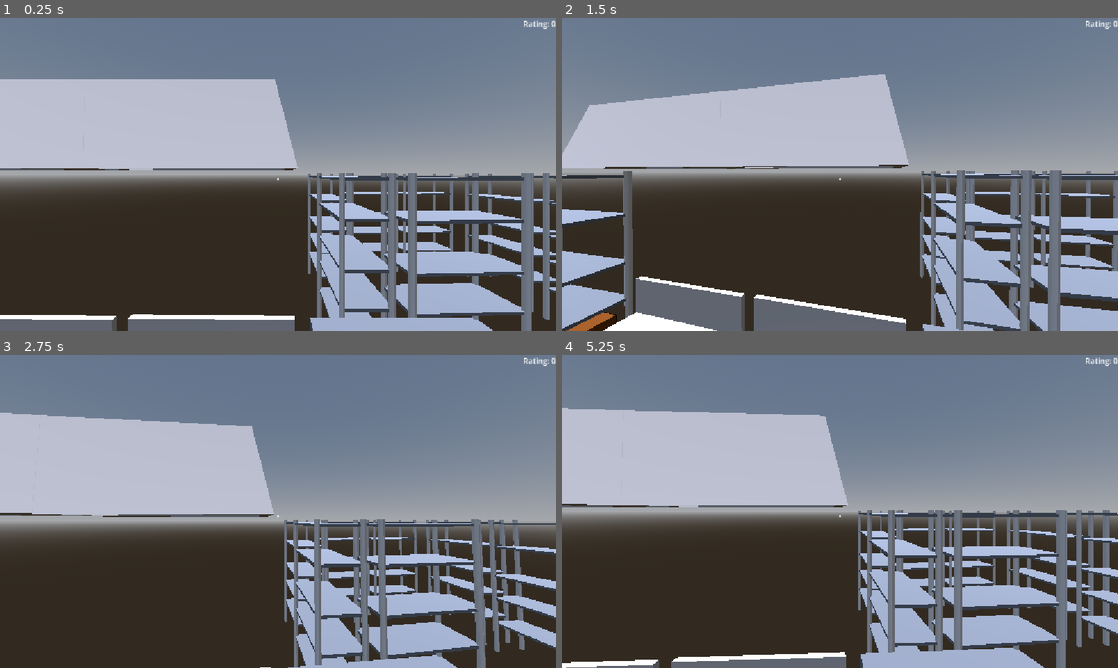
Above: before the commit, frames 1-4 (two rows, left to right).
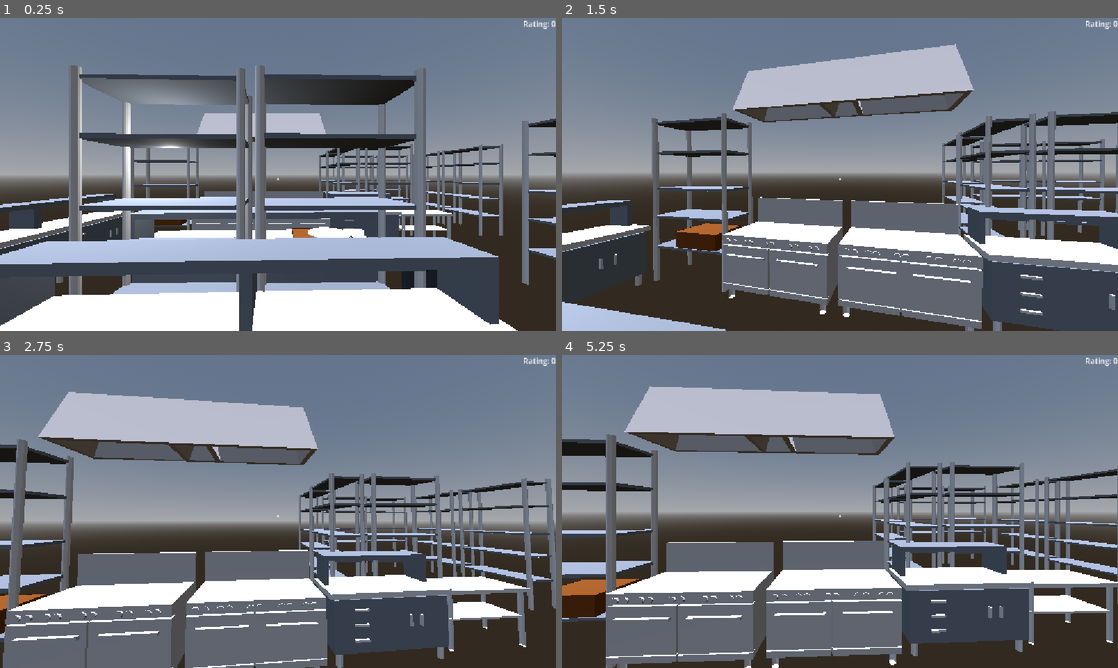
Above: after the commit, the same moments.

Repository: AlexLietha/Slacker
Game: Godot game, scene res://Scenes/FunctionalKitchen.tscn
The game is run twice, just before and just after one commit, with the same random seed, the same clock (stepped at 60 frames per second) and the same inputs. The project has no main scene, so this scene is started directly.
Inputs (mouse positions are in pixels of both pictures, inside the frame that each line leads up to):
- Up to frame 1 (0.25 s): no input
- Up to frame 2 (1.5 s): tap Enter (ui_accept) at 0.5, 0.77 s; move the mouse to (867, 174) at 0.52 s; hold W (moveForward) from 0.53 s (still down); tap E (interact) at 0.6 s; move the mouse to (812, 174) at 1.27 s; right-click (812, 174) at 1.35 s
- Up to frame 3 (2.75 s): keep holding W (moveForward); tap Enter (ui_accept) at 1.52, 2 s; tap E (interact) at 1.55, 2.1 s; move the mouse to (289, 505) at 2.02 s
- Up to frame 4 (5.25 s): keep holding W (moveForward); tap Enter (ui_accept) at 2.75, 3.02, 3.5, 3.77, 4.52 s; move the mouse to (834, 517) at 2.77 s; tap ` (reassignRoles) at 2.85 s; tap E (interact) at 3.05, 3.6, 4.55, 5.1 s; move the mouse to (878, 514) at 3.52 s; move the mouse to (795, 508) at 4.27 s; right-click (795, 508) at 4.35 s; move the mouse to (845, 511) at 5.02 s

The runs differ from the first frame. In frame 1, 59% of the frame differs, in the area x 0-100%, y 15-100%; in frame 2, 56%; in frame 3, 54%; in frame 4, 56%.
Error before the commit: Attempt to call function 'hide' in base 'null instance' on a null instance. (res://Scripts/playerMovement.gd:29)

Commit message:
Fixed issue with players not having a hat or mesh or hat and mesh are null. If they are null, the code will be skipped.

Diff:
--- a/slacker/Scenes/FunctionalKitchen.tscn
+++ b/slacker/Scenes/FunctionalKitchen.tscn
@@ -1,12 +1,9 @@
 [gd_scene format=3 uid="uid://desibxehcwrhm"]
 
-[ext_resource type="Script" uid="uid://dqpaw7ty68pbe" path="res://Scripts/playerMovement.gd" id="1_8o0il"]
+[ext_resource type="PackedScene" uid="uid://w1hcy6j1i0vj" path="res://Scenes/player.tscn" id="1_8o0il"]
 [ext_resource type="PackedScene" uid="uid://ti5pak1fauih" path="res://environmentmodelscenes/bigworktable.tscn" id="1_u3ovo"]
-[ext_resource type="Script" uid="uid://j5kxh4tou35y" path="res://Scripts/interaction.gd" id="2_nycbd"]
-[ext_resource type="Script" uid="uid://3i2b3c7mfewl" path="res://Scripts/Orders/UI/order_list.gd" id="3_cakj8"]
 [ext_resource type="PackedScene" uid="uid://mrbh1vscglx7" path="res://environmentmodelscenes/shelf.tscn" id="3_wl1ng"]
 [ext_resource type="PackedScene" uid="uid://cxmigh00e0xws" path="res://environmentmodelscenes/stackofplates.tscn" id="4_6cgg5"]
-[ext_resource type="Script" uid="uid://dxlxaqlecxydr" path="res://Scripts/Orders/UI/CustomerSatisfactionUI.gd" id="4_kssx3"]
 [ext_resource type="PackedScene" uid="uid://csl4s4fsyxjxk" path="res://Scenes/grill.tscn" id="4_r2utj"]
 [ext_resource type="PackedScene" uid="uid://betf2qehtbsgn" path="res://Scenes/box.tscn" id="4_wl1ng"]
 [ext_resource type="PackedScene" uid="uid://2riwns1moyus" path="res://Scenes/Grabbable Objects/burger_patty.tscn" id="5_wl1ng"]
@@ -38,9 +35,6 @@
 background_mode = 2
 sky = SubResource("Sky_qh5db")
 
-[sub_resource type="BoxShape3D" id="BoxShape3D_7jh4o"]
-size = Vector3(0.6, 1, 0.15)
-
 [sub_resource type="StandardMaterial3D" id="StandardMaterial3D_pb1w8"]
 albedo_color = Color(0.71, 0.6792333, 0.63899994, 1)
 
@@ -61,61 +55,8 @@
 [node name="OmniLight3D" type="OmniLight3D" parent="." unique_id=1804830780]
 transform = Transform3D(1, 0, 0, 0, 1, 0, 0, 0, 1, -2.349741, 4.04204, -2.8010726)
 
-[node name="Player2" type="CharacterBody3D" parent="." unique_id=951845157 node_paths=PackedStringArray("interactionRayCast", "grabbedItem")]
-transform = Transform3D(3.5, 0, 0, 0, 3.5, 0, 0, 0, 3.5, 2.0470052, 2.4111023, -5.4306087)
-script = ExtResource("1_8o0il")
-interactionRayCast = NodePath("Camera3D/Interaction Range")
-grabbedItem = NodePath("GrabbedObjectPosition")
-
-[node name="Camera3D" type="Camera3D" parent="Player2" unique_id=1067204491]
-transform = Transform3D(1, 0, 0, 0, 1, 0, 0, 0, 1, 0, 0.8, 0)
-current = true
-
-[node name="Interaction Range" type="RayCast3D" parent="Player2/Camera3D" unique_id=1386856921]
-transform = Transform3D(1, 0, 0, 0, 1, 0, 0, 0, 1, 0, 0, -0.09092179)
-target_position = Vector3(0, 0, -3)
-collision_mask = 2
-script = ExtResource("2_nycbd")
-
-[node name="Body" type="Node3D" parent="Player2" unique_id=975716534]
-
-[node name="CollisionShape3D" type="CollisionShape3D" parent="Player2" unique_id=312660711]
-transform = Transform3D(1, 0, 0, 0, 1, 0, 0, 0, 1, 0, 0.5, 0)
-shape = SubResource("BoxShape3D_7jh4o")
-
-[node name="UI" type="CanvasLayer" parent="Player2" unique_id=762339402]
-
-[node name="CrossHair" type="Label" parent="Player2/UI" unique_id=1229928161]
-anchors_preset = 15
-anchor_right = 1.0
-anchor_bottom = 1.0
-grow_horizontal = 2
-grow_vertical = 2
-theme_override_font_sizes/font_size = 30
-text = "."
-horizontal_alignment = 1
-vertical_alignment = 1
-
-[node name="Order List" type="VBoxContainer" parent="Player2/UI" unique_id=871812656]
-anchors_preset = 9
-anchor_bottom = 1.0
-offset_right = 165.0
-grow_vertical = 2
-size_flags_horizontal = 3
-script = ExtResource("3_cakj8")
-
-[node name="Label" type="Label" parent="Player2/UI" unique_id=1266910109]
-anchors_preset = 1
-anchor_left = 1.0
-anchor_right = 1.0
-offset_left = -40.0
-offset_bottom = 23.0
-grow_horizontal = 0
-text = "Rating: 0"
-script = ExtResource("4_kssx3")
-
-[node name="GrabbedObjectPosition" type="Node3D" parent="Player2" unique_id=1229670346]
-transform = Transform3D(1, 0, 0, 0, 1, 0, 0, 0, 1, 0, 0.63908243, -0.24077016)
+[node name="Player" parent="." unique_id=1090027167 instance=ExtResource("1_8o0il")]
+transform = Transform3D(3.5, 0, 0, 0, 3.5, 0, 0, 0, 3.5, 0, 0, 2.5748045)
 
 [node name="Walls" type="Node3D" parent="." unique_id=131895973]
 transform = Transform3D(1, 0, 0, 0, 1, 0, 0, 0, 1, -2.6749945, 1.8434739, -4.420146)
--- a/slacker/Scenes/player.tscn
+++ b/slacker/Scenes/player.tscn
@@ -13,6 +13,7 @@
 height = 1.5333862
 
 [node name="Player" type="CharacterBody3D" unique_id=1090027167 node_paths=PackedStringArray("interactionRayCast", "grabbedItem")]
+transform = Transform3D(3.5, 0, 0, 0, 3.5, 0, 0, 0, 3.5, 0, 0, 0)
 script = ExtResource("1_g2els")
 interactionRayCast = NodePath("Camera3D/Interaction Range")
 grabbedItem = NodePath("GrabbedObjectPosition")
@@ -25,13 +26,13 @@
 transform = Transform3D(0.633, 0, 0, 0, 0.633, 0, 0, 0, 0.633, 0, 0.50020564, 0)
 mesh = SubResource("CapsuleMesh_6t5aa")
 
+[node name="Hat" type="MeshInstance3D" parent="." unique_id=913713231]
+transform = Transform3D(0.5, 0, 0, 0, 0.32300007, 0, 0, 0, 0.5, 0, 1.2604185, 0)
+mesh = SubResource("CylinderMesh_fkybt")
+
 [node name="Camera3D" type="Camera3D" parent="." unique_id=1067204491]
 transform = Transform3D(1, 0, 0, 0, 1, 0, 0, 0, 1, 0, 0.862, -0.25)
 current = true
-
-[node name="Hat" type="MeshInstance3D" parent="Camera3D" unique_id=913713231]
-transform = Transform3D(0.56, 0, 0, 0, 0.36, 0, 0, 0, 0.56, 0, 0.341, 0.25)
-mesh = SubResource("CylinderMesh_fkybt")
 
 [node name="Interaction Range" type="RayCast3D" parent="Camera3D" unique_id=1386856921]
 transform = Transform3D(1, 0, 0, 0, 1, 0, 0, 0, 1, 0, 0, -0.09092179)
--- a/slacker/Scripts/playerMovement.gd
+++ b/slacker/Scripts/playerMovement.gd
@@ -20,22 +20,28 @@
 func _physics_process(delta: float) -> void:
 
 	if role == "Manager":
-		hat.show()
+		if hat != null:
+			hat.show()
 		var material = StandardMaterial3D.new()
 		material.albedo_color = Color.WHITE
-		player_mesh.material_override = material
+		if player_mesh != null:
+			player_mesh.material_override = material
 
 	if role == "Cook":
-		hat.hide()
+		if hat != null:
+			hat.hide()
 		var material = StandardMaterial3D.new()
 		material.albedo_color = Color.BLUE
-		player_mesh.material_override = material
+		if player_mesh != null:
+			player_mesh.material_override = material
 
 	if role == "Slacker":
-		hat.hide()
+		if hat != null:
+			hat.hide()
 		var material = StandardMaterial3D.new()
 		material.albedo_color = Color.RED
-		player_mesh.material_override = material
+		if player_mesh != null:
+			player_mesh.material_override = material
 
 	# Add the gravity.
 	if not is_on_floor():
